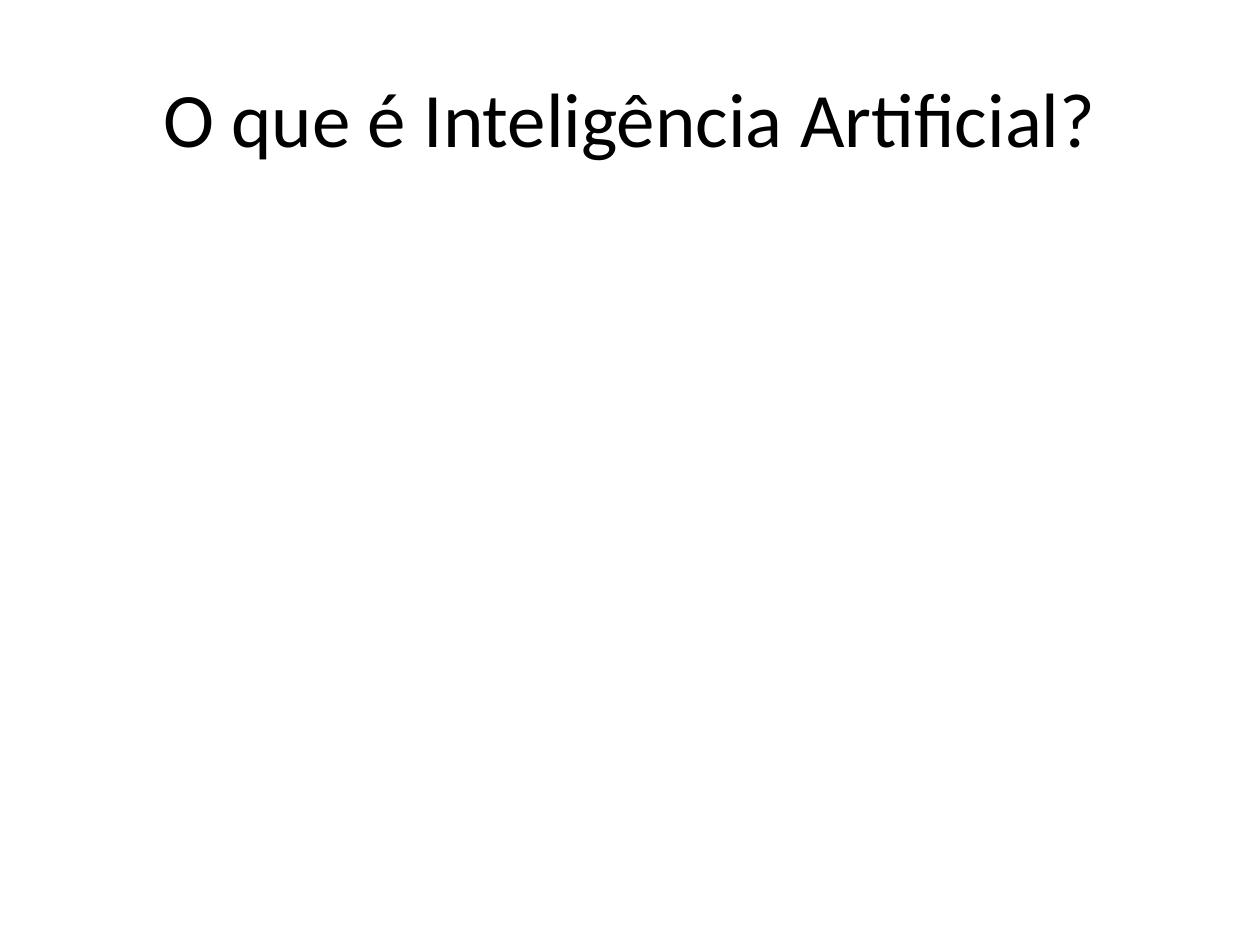
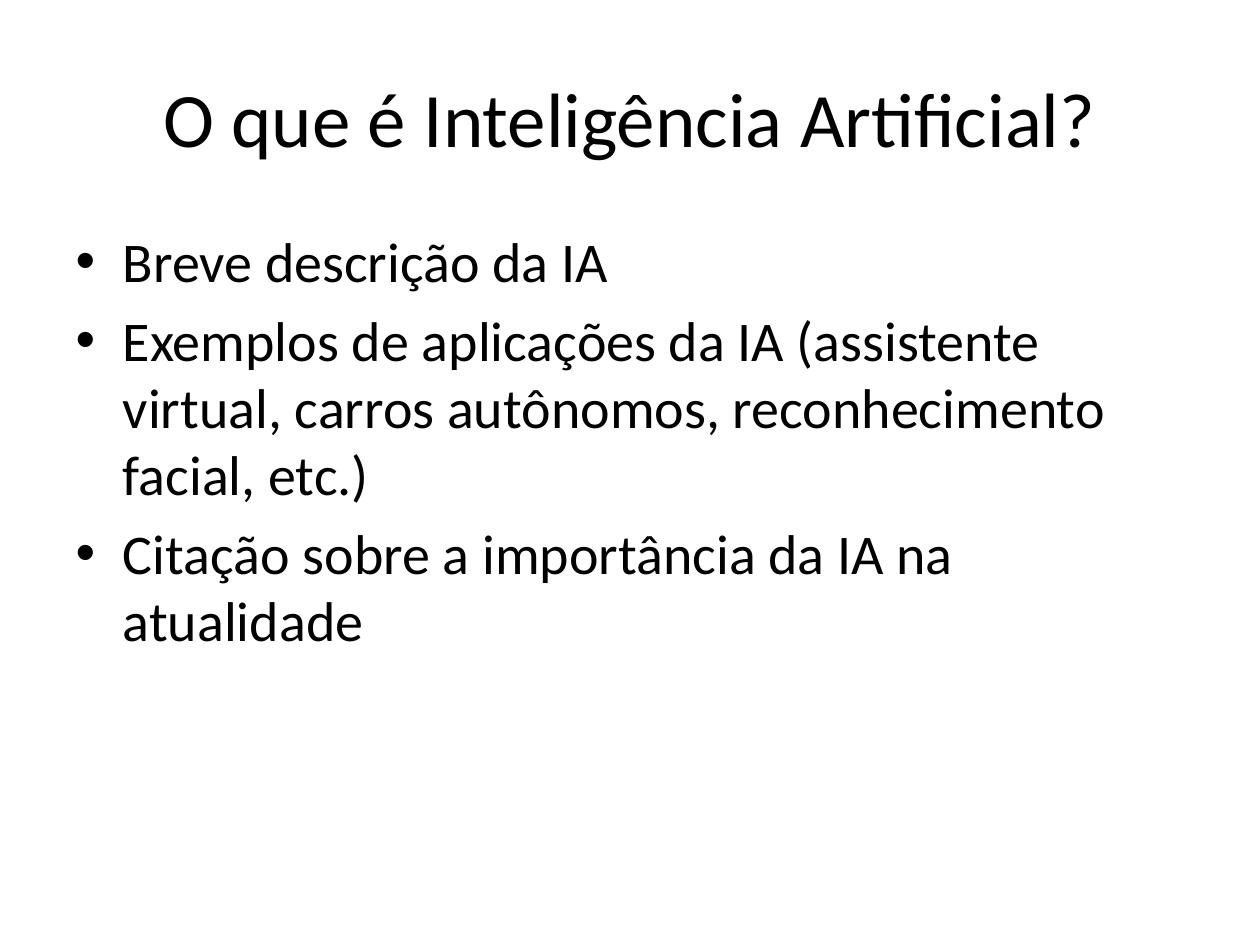
Before and after one commit to lcdlemos/EstagioNutes, a slide deck: slide 2 of Slides/auto_apresentacao.pptx. Drawn at 1260x945 pixels with LibreOffice and Linux fonts; fonts in the diff are those of the drawing. Boxes give left, top, right and bottom in pixels: in the first picture for what was removed or moved away, otherwise in the second. Text is boxed around its words. In the diff, an @@ line names an element or a change of style, - is before the commit and + after.

```diff
--- a/Slides/auto_apresentacao.pptx
+++ b/Slides/auto_apresentacao.pptx
@@ text added at [123, 243, 1105, 642], 32 pt, text #000000 @@
+• Breve descrição da IA
+• Exemplos de aplicações da IA (assistente virtual, carros autônomos, reconhecimento facial, etc.)
+• Citação sobre a importância da IA na atualidade
```
Also in this commit, not shown: 3 other slides changed, 1 slide added, 1 slide removed, 2 other files.
